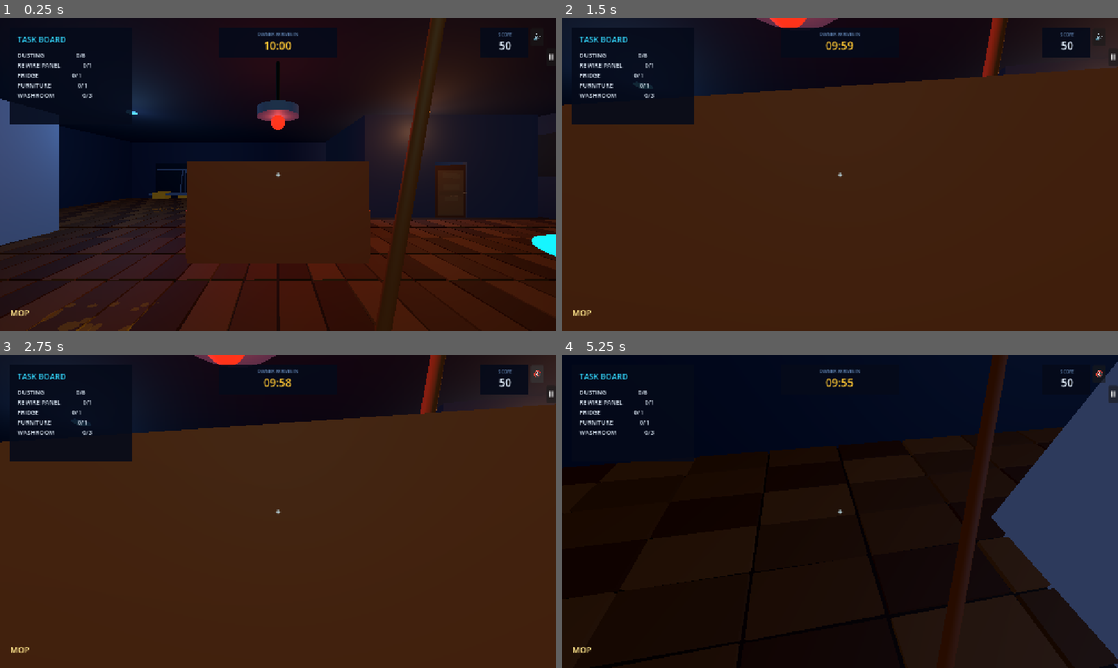
Above: before the commit, frames 1-4 (two rows, left to right).
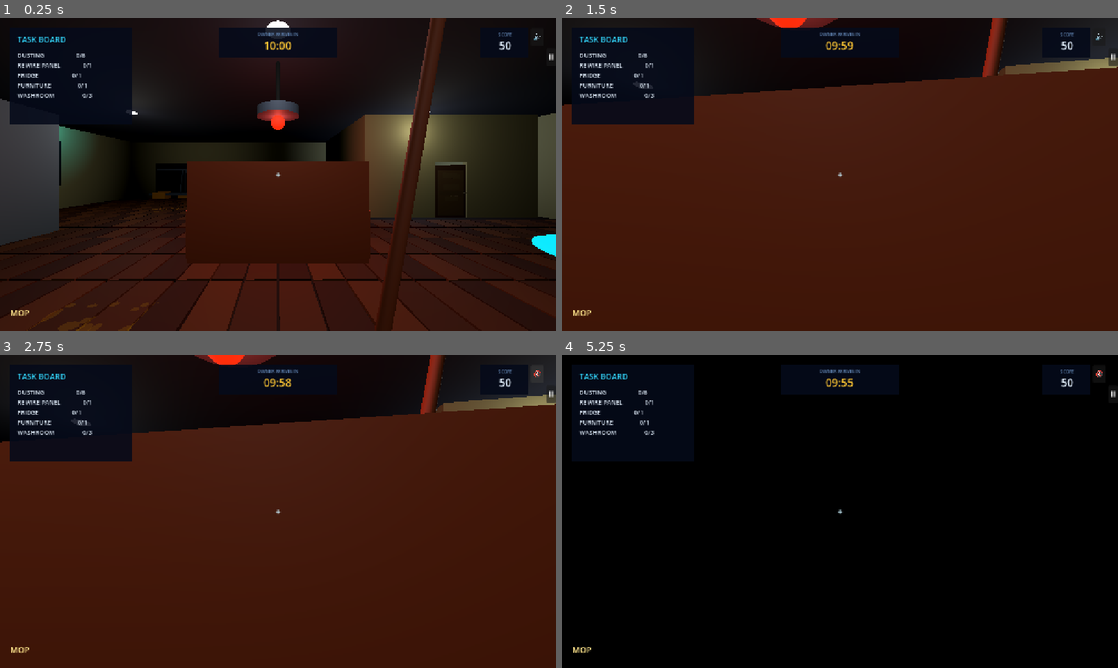
Above: after the commit, the same moments.

Repository: hisir-sys/buildathon-bdmi26-
Game: Godot game, scene res://scenes/main_room.tscn
Two runs of this game, one before a commit and one after it. Both use one fixed random seed, a clock stepped at 60 frames per second and the inputs below.
Inputs (mouse positions are in pixels of both pictures, inside the frame that each line leads up to):
- Up to frame 1 (0.25 s): no input
- Up to frame 2 (1.5 s): move the mouse to (867, 174) at 0.52 s; hold E (interact) 0.53-1.28 s; hold W (move_forward) from 0.53 s (still down); click (867, 174) at 0.67 s; move the mouse to (812, 174) at 1.27 s; tap Space (toggle_door) at 1.35 s; click (812, 174) at 1.42 s
- Up to frame 3 (2.75 s): release W (move_forward) at 2 s; click "🔊" at 2 s
- Up to frame 4 (5.25 s): click "🔇" at 2.75 s; move the mouse to (851, 505) at 3.52 s; hold E (interact) 3.53-4.28 s; hold W (move_forward) from 3.53 s (still down); click (851, 505) at 3.67 s; move the mouse to (834, 517) at 4.27 s; tap Space (toggle_door) at 4.35 s; click (834, 517) at 4.42 s; move the mouse to (878, 514) at 5.02 s; hold E (interact) from 5.03 s (still down); click (878, 514) at 5.17 s

The runs differ from the first frame. In frame 1, 19% of the frame differs, in the area x 0-100%, y 0-77%; in frame 2, 1.9%; in frame 3, 0.8%; in frame 4, 61%, in the area x 0-100%, y 0-100%.

Commit message:
new interactions added

Diff:
--- a/scenes/main_room.tscn
+++ b/scenes/main_room.tscn
@@ -10,14 +10,14 @@
 
 [sub_resource type="Environment" id="Environment_room"]
 background_mode = 1
-background_color = Color(0.02, 0.035, 0.07, 1)
+background_color = Color(0.01, 0.01, 0.012, 1)
 ambient_light_source = 3
-ambient_light_color = Color(0.62, 0.7, 0.95, 1)
-ambient_light_energy = 0.3
+ambient_light_color = Color(0.4, 0.38, 0.3, 1)
+ambient_light_energy = 0.0
 fog_enabled = true
-fog_light_color = Color(0.08, 0.1, 0.2, 1)
-fog_light_energy = 0.35
-fog_density = 0.006
+fog_light_color = Color(0.02, 0.02, 0.025, 1)
+fog_light_energy = 0.0
+fog_density = 0.008
 fog_sky_affect = 0.25
 
 [sub_resource type="BoxMesh" id="BoxMesh_floor"]
@@ -37,8 +37,8 @@
 size = Vector3(20, 4, 0.2)
 
 [sub_resource type="StandardMaterial3D" id="Material_back_wall"]
-albedo_color = Color(0.12, 0.15, 0.24, 1)
-roughness = 0.8
+albedo_color = Color(0.78, 0.74, 0.5, 1)
+roughness = 0.85
 
 [sub_resource type="BoxMesh" id="BoxMesh_side_wall"]
 size = Vector3(0.2, 4, 20)
@@ -47,8 +47,8 @@
 size = Vector3(0.2, 4, 20)
 
 [sub_resource type="StandardMaterial3D" id="Material_side_wall"]
-albedo_color = Color(0.1, 0.13, 0.21, 1)
-roughness = 0.8
+albedo_color = Color(0.75, 0.71, 0.48, 1)
+roughness = 0.85
 
 [sub_resource type="BoxMesh" id="BoxMesh_ceiling"]
 size = Vector3(20, 0.2, 20)
@@ -109,22 +109,22 @@
 rings = 8
 
 [sub_resource type="StandardMaterial3D" id="Material_fixture_blue"]
-albedo_color = Color(0.2, 0.45, 0.95, 1)
+albedo_color = Color(0.95, 0.95, 0.92, 1)
 emission_enabled = true
-emission = Color(0.15, 0.35, 1, 1)
-emission_energy_multiplier = 3.0
+emission = Color(1, 1, 0.97, 1)
+emission_energy_multiplier = 1.1
 
 [sub_resource type="StandardMaterial3D" id="Material_fixture_amber"]
-albedo_color = Color(1, 0.35, 0.12, 1)
+albedo_color = Color(0.95, 0.95, 0.92, 1)
 emission_enabled = true
-emission = Color(1, 0.2, 0.05, 1)
-emission_energy_multiplier = 2.5
+emission = Color(1, 1, 0.97, 1)
+emission_energy_multiplier = 1.1
 
 [sub_resource type="StandardMaterial3D" id="Material_fixture_green"]
-albedo_color = Color(0.2, 0.85, 0.55, 1)
+albedo_color = Color(0.95, 0.95, 0.92, 1)
 emission_enabled = true
-emission = Color(0.1, 0.7, 0.4, 1)
-emission_energy_multiplier = 2.5
+emission = Color(1, 1, 0.97, 1)
+emission_energy_multiplier = 1.1
 
 [sub_resource type="StyleBoxFlat" id="StyleBox_prompt"]
 bg_color = Color(0.025, 0.05, 0.12, 0.94)
@@ -146,14 +146,14 @@
 
 [node name="DirectionalLight3D" type="DirectionalLight3D" parent="."]
 rotation_degrees = Vector3(-55, -25, 0)
-light_energy = 0.28
+light_energy = 0.0
 shadow_enabled = true
 
 [node name="CeilingLightLeft" type="OmniLight3D" parent="."]
 position = Vector3(-5, 3.3, -3)
 omni_range = 9.0
-light_energy = 1.8
-light_color = Color(0.45, 0.7, 1, 1)
+light_energy = 0.55
+light_color = Color(1, 1, 0.96, 1)
 
 [node name="BlueBulb" type="MeshInstance3D" parent="."]
 position = Vector3(-5, 3.82, -3)
@@ -163,8 +163,8 @@
 [node name="CeilingLightRight" type="OmniLight3D" parent="."]
 position = Vector3(5, 3.3, -3)
 omni_range = 9.0
-light_energy = 1.65
-light_color = Color(1, 0.62, 0.35, 1)
+light_energy = 0.5
+light_color = Color(1, 1, 0.96, 1)
 
 [node name="AmberBulb" type="MeshInstance3D" parent="."]
 position = Vector3(5, 3.82, -3)
@@ -174,11 +174,44 @@
 [node name="CeilingLightBack" type="OmniLight3D" parent="."]
 position = Vector3(0, 3.3, 5)
 omni_range = 8.0
-light_energy = 1.3
-light_color = Color(0.45, 0.85, 0.7, 1)
+light_energy = 0.45
+light_color = Color(1, 1, 0.96, 1)
 
 [node name="GreenBulb" type="MeshInstance3D" parent="."]
 position = Vector3(0, 3.82, 5)
+mesh = SubResource("SphereMesh_fixture")
+material_override = SubResource("Material_fixture_green")
+
+[node name="CeilingLightFrontLeft" type="OmniLight3D" parent="."]
+position = Vector3(-5, 3.3, 7)
+omni_range = 9.0
+light_energy = 0.5
+light_color = Color(1, 1, 0.96, 1)
+
+[node name="FrontLeftBulb" type="MeshInstance3D" parent="."]
+position = Vector3(-5, 3.82, 7)
+mesh = SubResource("SphereMesh_fixture")
+material_override = SubResource("Material_fixture_blue")
+
+[node name="CeilingLightFrontRight" type="OmniLight3D" parent="."]
+position = Vector3(5, 3.3, 7)
+omni_range = 9.0
+light_energy = 0.5
+light_color = Color(1, 1, 0.96, 1)
+
+[node name="FrontRightBulb" type="MeshInstance3D" parent="."]
+position = Vector3(5, 3.82, 7)
+mesh = SubResource("SphereMesh_fixture")
+material_override = SubResource("Material_fixture_amber")
+
+[node name="CeilingLightCenter" type="OmniLight3D" parent="."]
+position = Vector3(0, 3.3, 1)
+omni_range = 9.0
+light_energy = 0.45
+light_color = Color(1, 1, 0.96, 1)
+
+[node name="CenterBulb" type="MeshInstance3D" parent="."]
+position = Vector3(0, 3.82, 1)
 mesh = SubResource("SphereMesh_fixture")
 material_override = SubResource("Material_fixture_green")
 
--- a/scripts/main_room.gd
+++ b/scripts/main_room.gd
@@ -22,7 +22,9 @@
 var ambience_time: float = 0.0
 var ceiling_lights: Array[OmniLight3D] = []
 var light_bulbs: Array[MeshInstance3D] = []
-var light_base_energy: Array[float] = [1.8, 1.65, 1.3]
+var light_base_energy: Array[float] = [0.55, 0.5, 0.45, 0.5, 0.5, 0.45]
+var light_is_on: Array[bool] = []
+var light_next_change: Array[float] = []
 
 
 func _ready() -> void:
@@ -49,8 +51,13 @@
 	for repair_task in get_tree().get_nodes_in_group("repair_task"):
 		repair_task.completed.connect(_on_repair_task_completed)
 
-	ceiling_lights = [$CeilingLightLeft, $CeilingLightRight, $CeilingLightBack]
-	light_bulbs = [$BlueBulb, $AmberBulb, $GreenBulb]
+	ceiling_lights = [$CeilingLightLeft, $CeilingLightRight, $CeilingLightBack, $CeilingLightFrontLeft, $CeilingLightFrontRight, $CeilingLightCenter]
+	light_bulbs = [$BlueBulb, $AmberBulb, $GreenBulb, $FrontLeftBulb, $FrontRightBulb, $CenterBulb]
+	light_is_on.resize(ceiling_lights.size())
+	light_is_on.fill(true)
+	light_next_change.resize(ceiling_lights.size())
+	for index in range(light_next_change.size()):
+		light_next_change[index] = randf_range(2.0, 6.0)
 	hud.set_task_counts(dust_cleaned, webs_cleared, furniture_placed, bathroom_mirrors_cleaned + bathroom_door_cleaned + bathroom_pipe_cleaned, panel_repaired, fridge_cleaned)
 	hud.set_score(score)
 
@@ -149,7 +156,7 @@
 	wall.position = Vector3(0.0, 2.0, 10.0)
 	add_child(wall)
 
-	var wall_material := _material(Color(0.095, 0.12, 0.19, 1))
+	var wall_material := _material(Color(0.78, 0.74, 0.5, 1))
 	_box(wall, "MeshInstance3D", Vector3(20.0, 4.0, 0.2), Vector3.ZERO, wall_material)
 	var collision := CollisionShape3D.new()
 	var shape := BoxShape3D.new()
@@ -220,7 +227,7 @@
 
 
 func _build_bathroom() -> void:
-	var wall_material := _material(Color(0.16, 0.2, 0.27, 1))
+	var wall_material := _material(Color(0.75, 0.71, 0.48, 1))
 	var bathroom_floor := _material(Color(0.24, 0.27, 0.3, 1))
 	var bathroom_ceiling := _material(Color(0.08, 0.1, 0.15, 1))
 
@@ -466,7 +473,7 @@
 func _build_reference_game_props() -> void:
 	_build_hanging_lamp(Vector3(0.0, 0.0, 0.0))
 	_build_refrigerator(Vector3(-7.15, 0.0, -1.0))
-	_build_rewire_panel(Vector3(9.78, 2.4, -3.7))
+	_build_rewire_panel(Vector3(-9.78, 2.2, -4.5))
 
 
 func _build_hanging_lamp(world_position: Vector3) -> void:
@@ -516,24 +523,49 @@
 	var panel := StaticBody3D.new()
 	panel.name = "RewirePanel"
 	panel.position = world_position
-	panel.rotation_degrees.y = -90.0
+	# Mounted on the left wall (mirrors the old right-wall mount), facing
+	# into the room.
+	panel.rotation_degrees.y = 90.0
 	panel.set_script(RepairTaskScript)
 	panel.set("task_kind", "panel")
 	panel.set("task_label", "REWIRE PANEL")
-	panel.set("action_label", "REWIRE PANEL")
+	panel.set("action_label", "FIX THE WIRING")
 	panel.set("duration_seconds", 6.0)
 	panel.add_to_group("interactable")
 	panel.add_to_group("repair_task")
 	var frame := _material(Color(0.03, 0.045, 0.075, 1))
-	var panel_material := _material(Color(0.16, 0.2, 0.28, 1))
-	var red := _material(Color(1.0, 0.15, 0.08, 1), Color(0.8, 0.02, 0.01, 1), 2.4)
-	_box(panel, "PanelFrame", Vector3(1.9, 1.55, 0.12), Vector3.ZERO, frame)
-	_box(panel, "PanelFace", Vector3(1.55, 1.18, 0.05), Vector3(0, 0, -0.09), panel_material)
+	var panel_material := _material(Color(0.05, 0.07, 0.11, 1))
+	_box(panel, "PanelFrame", Vector3(1.35, 1.95, 0.12), Vector3.ZERO, frame)
+	_box(panel, "PanelFace", Vector3(1.05, 1.6, 0.05), Vector3(0, 0, -0.09), panel_material)
+
+	# Colorful wire stubs poking out of the top and bottom edges, like the
+	# reference image - purely visual for now (the drag-to-reconnect
+	# mechanic is a separate, bigger build).
+	var stub_colors: Array[Color] = [
+		Color(0.15, 0.85, 0.85, 1),
+		Color(0.55, 0.9, 0.2, 1),
+		Color(1.0, 0.35, 0.75, 1),
+		Color(0.95, 0.8, 0.15, 1)
+	]
 	for index in range(4):
-		var wire := _box(panel, "Wire%d" % index, Vector3(0.06, 0.75, 0.025), Vector3(-0.5 + index * 0.32, 0, -0.13), red)
-		wire.rotation_degrees.z = -18.0 + index * 10.0
-	_box(panel, "StatusLight", Vector3(0.12, 0.12, 0.06), Vector3(0.57, 0.45, -0.14), red)
-	_add_body_collision(panel, Vector3(1.9, 1.55, 0.3), Vector3.ZERO)
+		var stub_x := -0.4 + index * 0.27
+		var top_color := stub_colors[index]
+		var bottom_color := stub_colors[(index + 2) % stub_colors.size()]
+		_box(panel, "TopWire%d" % index, Vector3(0.05, 0.34, 0.05), Vector3(stub_x, 0.97, -0.1), _material(top_color, top_color, 1.2))
+		_box(panel, "BottomWire%d" % index, Vector3(0.05, 0.34, 0.05), Vector3(stub_x, -0.97, -0.1), _material(bottom_color, bottom_color, 1.2))
+
+	# The soft cyan glow floating above the panel, matching the reference.
+	var glow_light := OmniLight3D.new()
+	glow_light.name = "PanelGlow"
+	glow_light.position = Vector3(0, 1.55, 0.3)
+	glow_light.omni_range = 3.0
+	glow_light.light_energy = 1.3
+	glow_light.light_color = Color(0.25, 0.85, 1.0, 1)
+	panel.add_child(glow_light)
+	_sphere(panel, "GlowOrb", 0.12, Vector3(0, 1.55, 0.3), _material(Color(0.4, 0.9, 1.0, 1), Color(0.4, 0.9, 1.0, 1), 3.0))
+
+	_box(panel, "StatusLight", Vector3(0.12, 0.12, 0.06), Vector3(0.57, 0.45, -0.14), _material(Color(1.0, 0.15, 0.08, 1), Color(1.0, 0.15, 0.08, 1), 2.4))
+	_add_body_collision(panel, Vector3(1.35, 1.95, 0.3), Vector3.ZERO)
 	add_child(panel)
 
 
@@ -546,17 +578,24 @@
 	body.add_child(collision)
 func _process(delta: float) -> void:
 	ambience_time += delta
+	# Haunted-house flicker: each light stays fully on for a stretch, then
+	# snaps completely dark for a short beat (not just dimmer - genuinely
+	# off, energy 0), then back on, each on its own staggered schedule.
 	for index in range(ceiling_lights.size()):
-		var pulse := 0.62 + 0.38 * (0.5 + 0.5 * sin(ambience_time * (1.15 + index * 0.16) + index * 2.0))
-		var glitch_wave := sin(ambience_time * (3.3 + index * 0.45) + index * 1.7)
-		var glitch := 0.38 if glitch_wave > 0.94 else 1.0
-		var energy := light_base_energy[index] * pulse * glitch
+		if ambience_time >= light_next_change[index]:
+			light_is_on[index] = not light_is_on[index]
+			if light_is_on[index]:
+				light_next_change[index] = ambience_time + randf_range(5.0, 10.0)
+			else:
+				light_next_change[index] = ambience_time + randf_range(0.4, 1.1)
+
+		var energy := light_base_energy[index] if light_is_on[index] else 0.0
 		ceiling_lights[index].light_energy = energy
 
 		var bulb_material := light_bulbs[index].material_override as StandardMaterial3D
 		if bulb_material != null:
-			bulb_material.emission_energy_multiplier = 2.5 * pulse * glitch
-		light_bulbs[index].visible = energy > light_base_energy[index] * 0.3
+			bulb_material.emission_energy_multiplier = 1.1 if light_is_on[index] else 0.0
+		light_bulbs[index].visible = light_is_on[index]
 
 
 func _on_dust_cleaned() -> void:
--- /dev/null
+++ b/scripts/pipe_cell_icon.gd
@@ -0,0 +1,32 @@
+extends Control
+
+const UP := 1
+const RIGHT := 2
+const DOWN := 4
+const LEFT := 8
+
+var mask: int = 0:
+	set(value):
+		mask = value
+		queue_redraw()
+
+var line_color: Color = Color(0.53, 0.63, 0.78, 1):
+	set(value):
+		line_color = value
+		queue_redraw()
+
+var line_width: float = 10.0
+
+
+func _draw() -> void:
+	var center := size * 0.5
+	var reach: float = minf(size.x, size.y) * 0.5 - line_width * 0.5
+	if mask & UP:
+		draw_line(center, center + Vector2(0, -reach), line_color, line_width, true)
+	if mask & DOWN:
+		draw_line(center, center + Vector2(0, reach), line_color, line_width, true)
+	if mask & LEFT:
+		draw_line(center, center + Vector2(-reach, 0), line_color, line_width, true)
+	if mask & RIGHT:
+		draw_line(center, center + Vector2(reach, 0), line_color, line_width, true)
+	draw_circle(center, line_width * 0.62, line_color)
--- a/scripts/pipeline_task.gd
+++ b/scripts/pipeline_task.gd
@@ -1,6 +1,8 @@
 extends StaticBody3D
 
 signal completed(task_kind: String)
+
+const PipeCellIconScript = preload("res://scripts/pipe_cell_icon.gd")
 
 const GRID_COLUMNS := 4
 const GRID_ROWS := 3
@@ -19,6 +21,7 @@
 var puzzle_open: bool = false
 var overlay: CanvasLayer
 var cell_buttons: Array[Button] = []
+var cell_icons: Array[Control] = []
 var status_label: Label
 var current_masks: Array[int] = []
 # Defines each slot's fixed pipe shape (used only to seed current_masks below
@@ -134,6 +137,7 @@
 	panel.add_child(outlet)
 
 	cell_buttons.clear()
+	cell_icons.clear()
 	for index in range(current_masks.size()):
 		var cell := Button.new()
 		var column := index % GRID_COLUMNS
@@ -141,15 +145,20 @@
 		cell.position = Vector2(70 + column * 112, 163 + row * 100)
 		cell.size = Vector2(104, 92)
 		cell.focus_mode = Control.FOCUS_NONE
-		cell.add_theme_font_size_override("font_size", 42)
-		cell.add_theme_color_override("font_color", Color(0.53, 0.63, 0.78, 1))
-		cell.add_theme_color_override("font_hover_color", Color(0.8, 0.9, 1.0, 1))
+		cell.text = ""
 		cell.add_theme_stylebox_override("normal", _panel_style(Color(0.06, 0.12, 0.23, 1), Color(0.1, 0.2, 0.36, 1), 1))
 		cell.add_theme_stylebox_override("hover", _panel_style(Color(0.09, 0.18, 0.32, 1), Color(0.2, 0.55, 0.75, 1), 2))
 		cell.add_theme_stylebox_override("pressed", _panel_style(Color(0.04, 0.1, 0.2, 1), Color(0.25, 0.8, 1.0, 1), 2))
 		cell.pressed.connect(_on_cell_pressed.bind(index))
 		panel.add_child(cell)
 		cell_buttons.append(cell)
+
+		var icon := Control.new()
+		icon.set_script(PipeCellIconScript)
+		icon.mouse_filter = Control.MOUSE_FILTER_IGNORE
+		icon.set_anchors_preset(Control.PRESET_FULL_RECT)
+		cell.add_child(icon)
+		cell_icons.append(icon)
 
 	status_label = Label.new()
 	status_label.name = "PipelineStatus"
@@ -191,15 +200,14 @@
 func _refresh_cells() -> void:
 	var connected := _compute_connected_cells()
 	for index in range(cell_buttons.size()):
-		var cell := cell_buttons[index]
-		cell.text = _mask_symbol(current_masks[index])
-		cell.tooltip_text = "Rotate pipe"
+		var icon := cell_icons[index] as Control
+		icon.set("mask", current_masks[index])
 		if connected[index]:
-			cell.add_theme_color_override("font_color", Color(0.65, 0.97, 1.0, 1))
-			cell.add_theme_stylebox_override("normal", _panel_style(Color(0.06, 0.32, 0.5, 1), Color(0.2, 0.85, 1.0, 1), 2))
+			icon.set("line_color", Color(0.35, 0.95, 1.0, 1))
+			cell_buttons[index].add_theme_stylebox_override("normal", _panel_style(Color(0.06, 0.32, 0.5, 1), Color(0.2, 0.85, 1.0, 1), 2))
 		else:
-			cell.add_theme_color_override("font_color", Color(0.38, 0.48, 0.64, 1))
-			cell.add_theme_stylebox_override("normal", _panel_style(Color(0.06, 0.12, 0.23, 1), Color(0.1, 0.2, 0.36, 1), 1))
+			icon.set("line_color", Color(0.44, 0.53, 0.68, 1))
+			cell_buttons[index].add_theme_stylebox_override("normal", _panel_style(Color(0.06, 0.12, 0.23, 1), Color(0.1, 0.2, 0.36, 1), 1))
 
 	if connected[OUTLET_INDEX] and (current_masks[OUTLET_INDEX] & RIGHT):
 		_complete_puzzle()
@@ -289,42 +297,6 @@
 	return result
 
 
-func _mask_symbol(mask: int) -> String:
-	match mask:
-		1:
-			return "╵"
-		2:
-			return "╴"
-		3:
-			return "└"
-		4:
-			return "╷"
-		5:
-			return "│"
-		6:
-			return "┌"
-		7:
-			return "├"
-		8:
-			return "╶"
-		9:
-			return "┘"
-		10:
-			return "─"
-		11:
-			return "┴"
-		12:
-			return "┐"
-		13:
-			return "┤"
-		14:
-			return "┬"
-		15:
-			return "┼"
-		_:
-			return "·"
-
-
 func _panel_style(background: Color, border: Color, border_width: int) -> StyleBoxFlat:
 	var style := StyleBoxFlat.new()
 	style.bg_color = background
Not shown, changed: README.md
